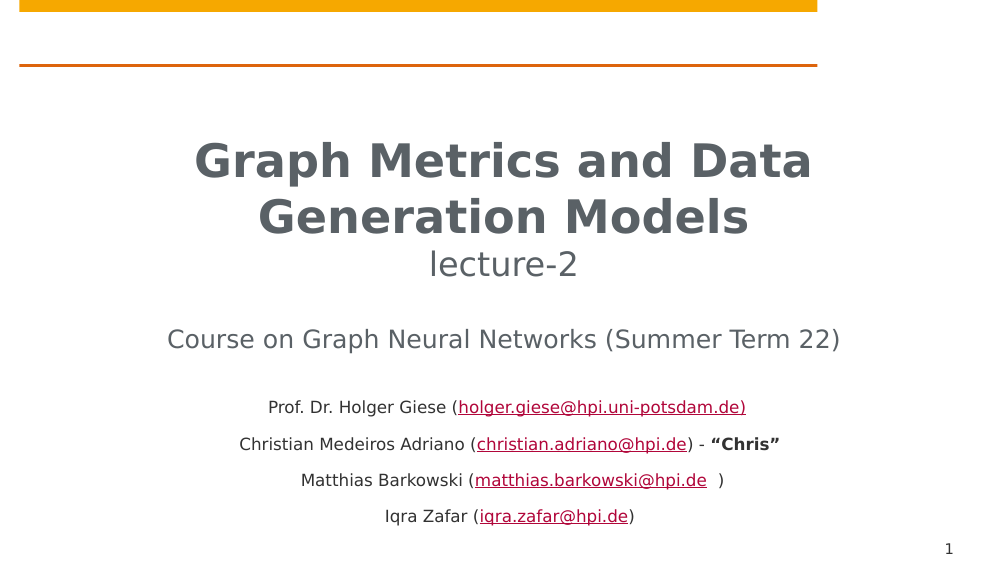
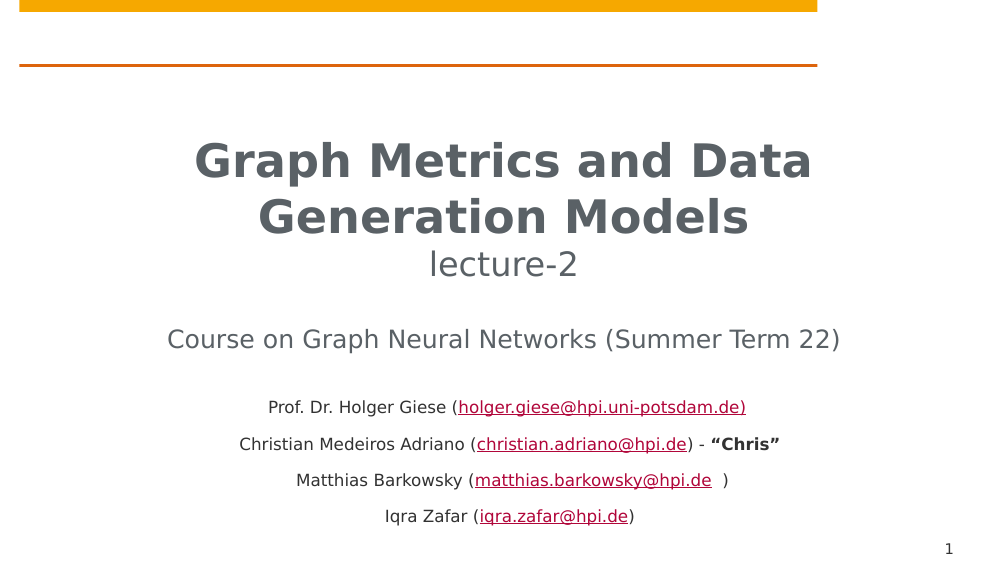
Before and after one commit to hpi-sam/Spatio-Temporal-Graphs, a slide deck: slide 1 of slides/2. Graph Metrics and Random Models.pptx. Drawn at 1008x567 pixels with LibreOffice and Linux fonts; fonts in the diff are those of the drawing; background and template pictures are left out. Boxes give left, top, right and bottom in pixels: in the first picture for what was removed or moved away, otherwise in the second. Text is boxed around its words. In the diff, an @@ line names an element or a change of style, - is before the commit and + after.

```diff
--- a/slides/2. Graph Metrics and Random Models.pptx
+++ b/slides/2. Graph Metrics and Random Models.pptx
@@ subtitle at bbox=[296, 473, 711, 490]: text changed @@
-Matthias Barkowski (matthias.barkowski@hpi.de )
+Matthias Barkowsky (matthias.barkowsky@hpi.de )
```
